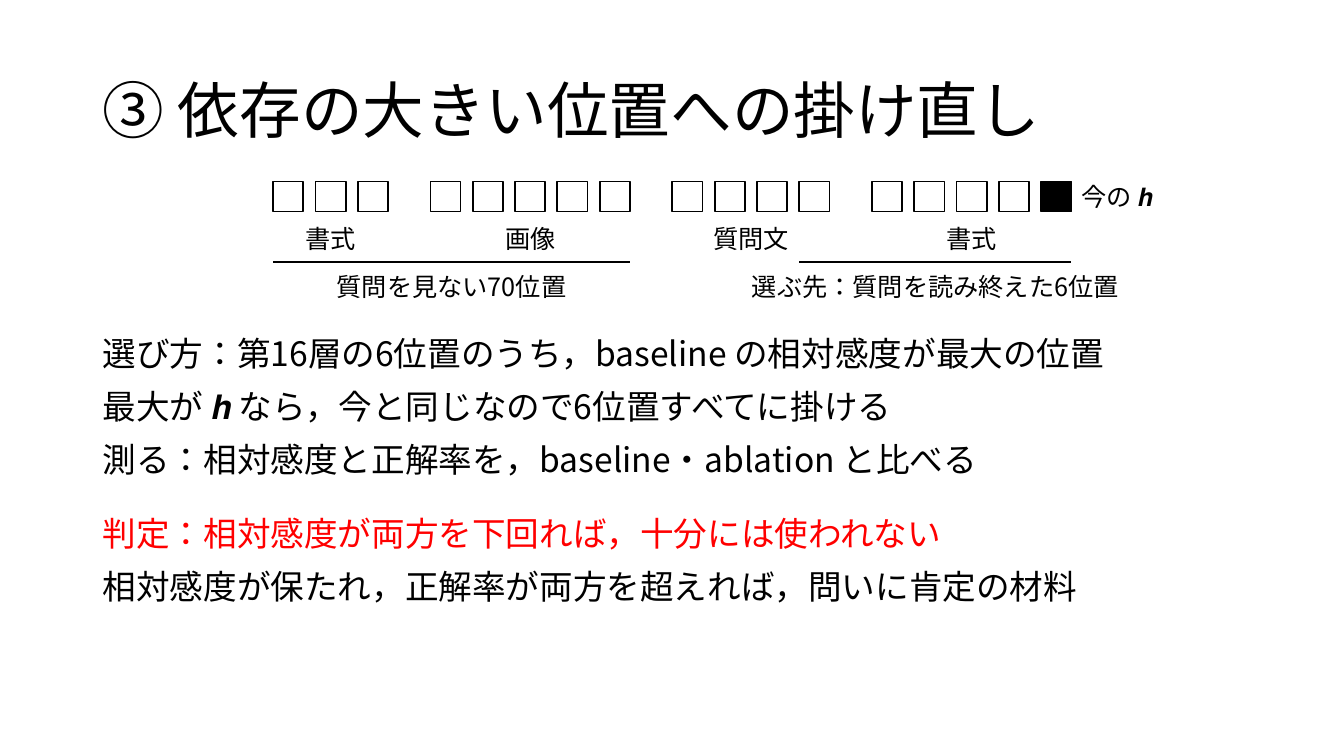
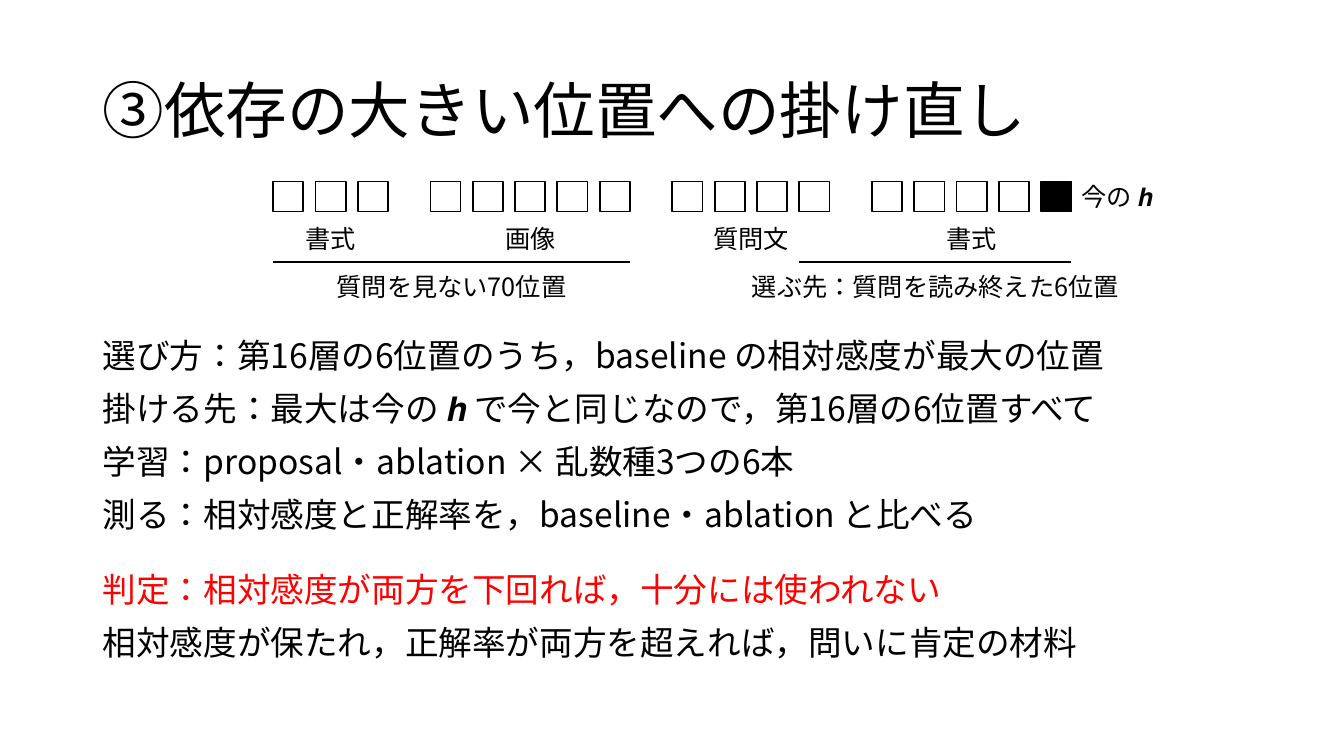
Before and after one commit to tomoking2004/taskalign, a slide deck: slide 13 of presentations/20261127_進捗報告.pptx (slide 11 before the commit). Drawn at 1344x756 pixels with LibreOffice and Linux fonts; fonts in the diff are those of the drawing. Boxes give left, top, right and bottom in pixels: in the first picture for what was removed or moved away, otherwise in the second. Text is boxed around its words. In the diff, an @@ line names an element or a change of style, - is before the commit and + after.

Commit message:
docs: finish the 27 November progress report
The deck gains three slides: what was done since the last report, the
group differences at layer 16's six positions with their intervals,
and a closing summary with the next step. The reading of the layers no
longer says the drop is specific to layer 16, since layer 24 falls too.
② now reads the answer accuracy, and ③ names where the alignment is
applied and how many of its six runs are trained, counted from the
files git tracks. Latin words and Japanese are spaced as
principles.md §3 asks.

Where the research document only describes a result, the script picks
its sentence by the same test the document used; README now says so.
The deck's numbers were recomputed from analyses/ apart from the
script, and none differed.

```diff
--- a/presentations/20261127_進捗報告.pptx
+++ b/presentations/20261127_進捗報告.pptx
@@ title at (102,81,1026,139): spaces changed @@
-③ 依存の大きい位置への掛け直し
+③依存の大きい位置への掛け直し
@@ text at (103,392,1096,482): text changed @@
-最大が 𝒉 なら，今と同じなので6位置すべてに掛ける
+掛ける先：最大は今の 𝒉 で今と同じなので，第16層の6位置すべて
+学習：proposal・ablation × 乱数種3つの6本
@@ text "判定：相対感度が両方を下回れば，十分には使われない": place and size @@
-text "判定：相対感度が両方を下回れば，十分には使われない" at (103,517,1077,603)
+text "判定：相対感度が両方を下回れば，十分には使われない" at (103,573,1077,659)
```
Also in this commit, not shown: 10 other slides changed, 3 slides added, 2 other files.
